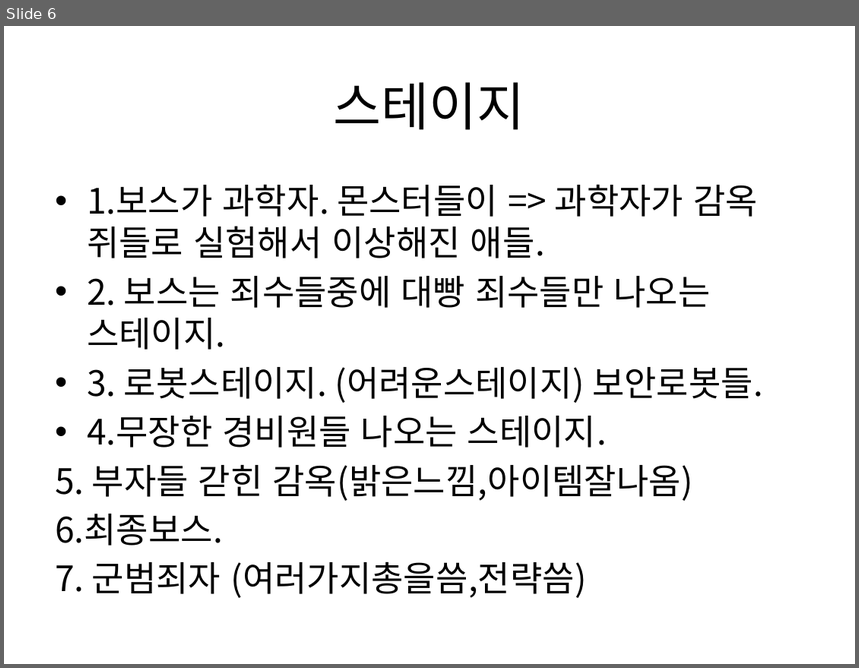
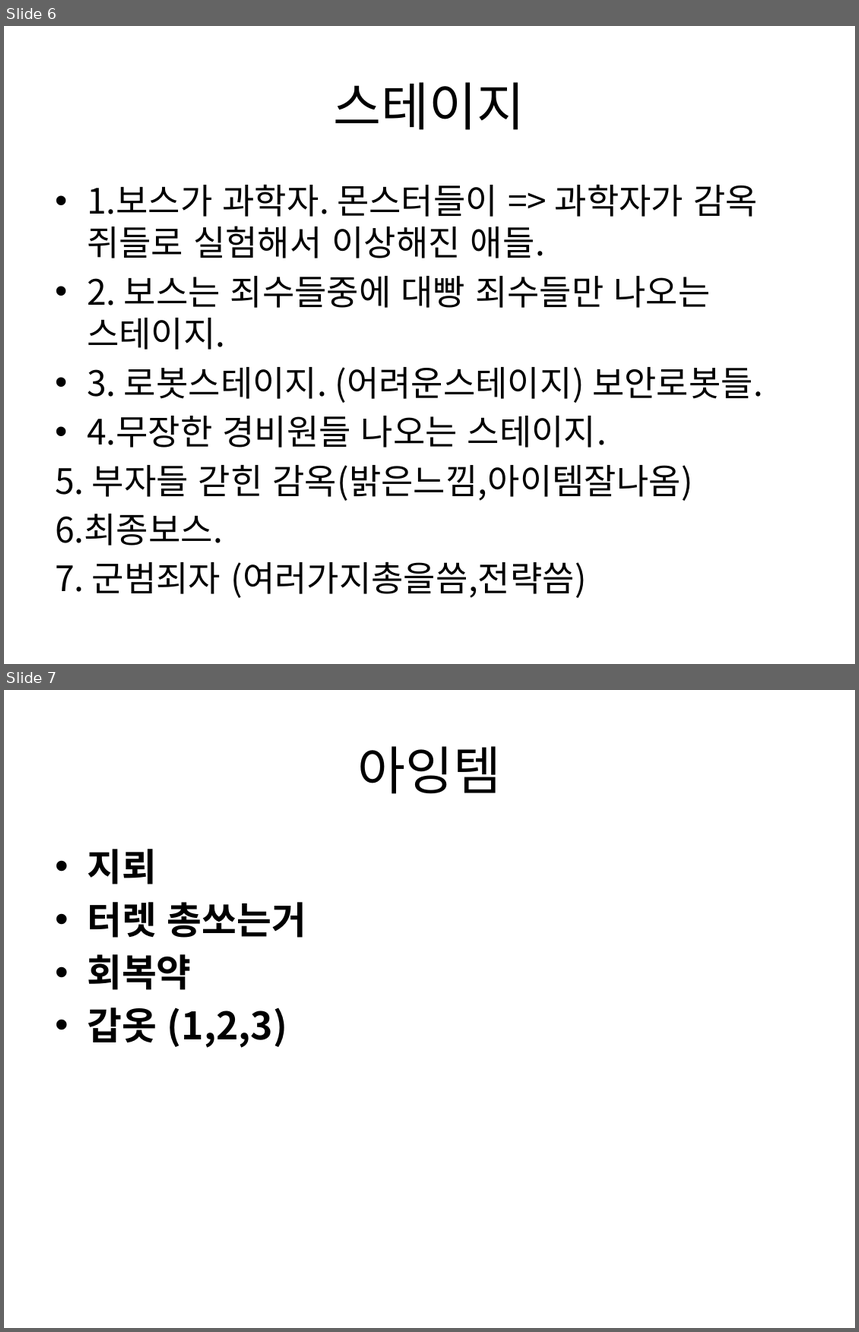
Before and after one commit to gkdlgndpdu/EscapeJail, a slide deck: EscapeJail/Assets/기획/스테이지1기획.pptx. Shown one above the other, each under a label of ours: slide 6 before the commit, slides 6 and 7 after it. The pictures are 859x668 and 859x1332 pixels, drawn with LibreOffice and Linux fonts; fonts in the diff are those of the drawing. Boxes give left, top, right and bottom in pixels: in the first picture for what was removed or moved away, otherwise in the second. Text is boxed around its words. In the diff, an @@ line names an element or a change of style, - is before the commit and + after.

```diff
--- a/EscapeJail/Assets/기획/스테이지1기획.pptx
+++ b/EscapeJail/Assets/기획/스테이지1기획.pptx
@@ slide 7 added at (4, 690, 855, 1328), background #FFFFFF @@
@@ title added at (357, 746, 501, 794), 44 pt, text #000000 @@
+아잉템
@@ text added at (87, 849, 306, 1048), 32 pt, text #000000, bold @@
+• 지뢰
+• 터렛 총쏘는거
+• 회복약
+• 갑옷 (1,2,3)
```
Also in this commit, not shown: 27 other files.
